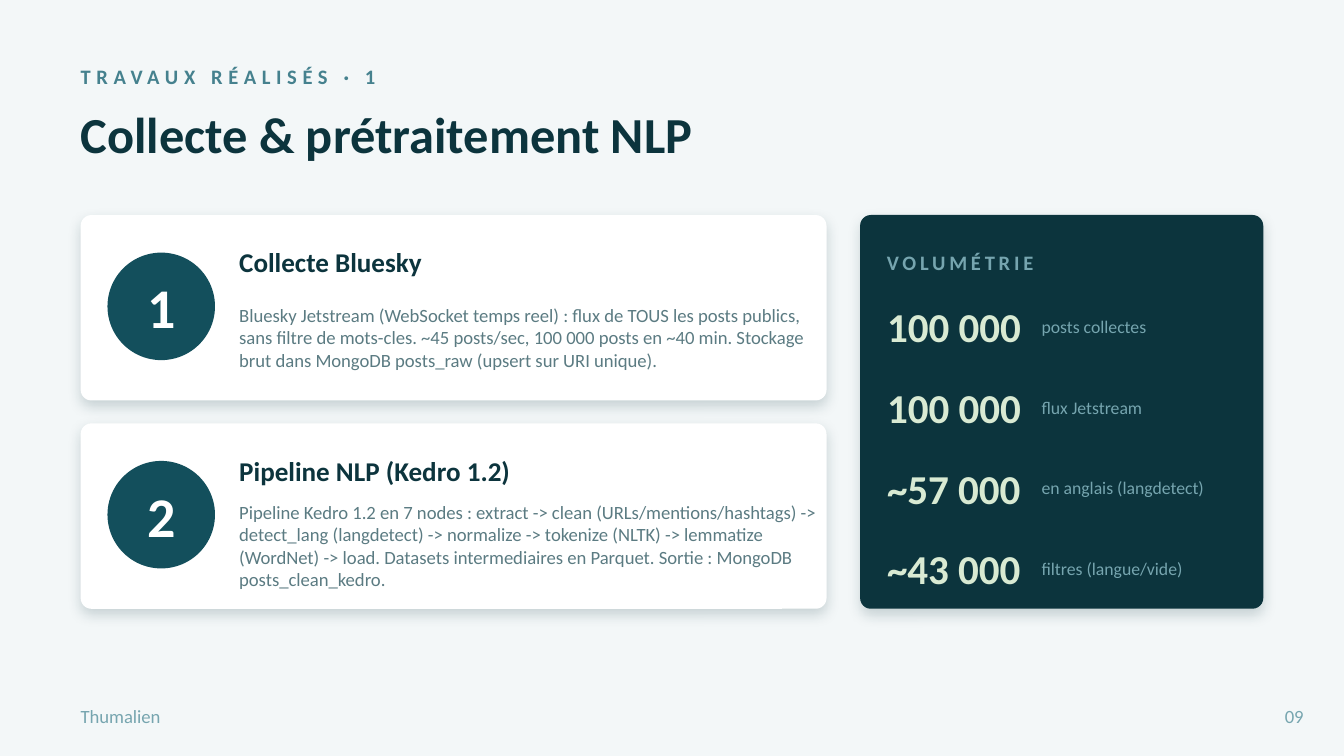
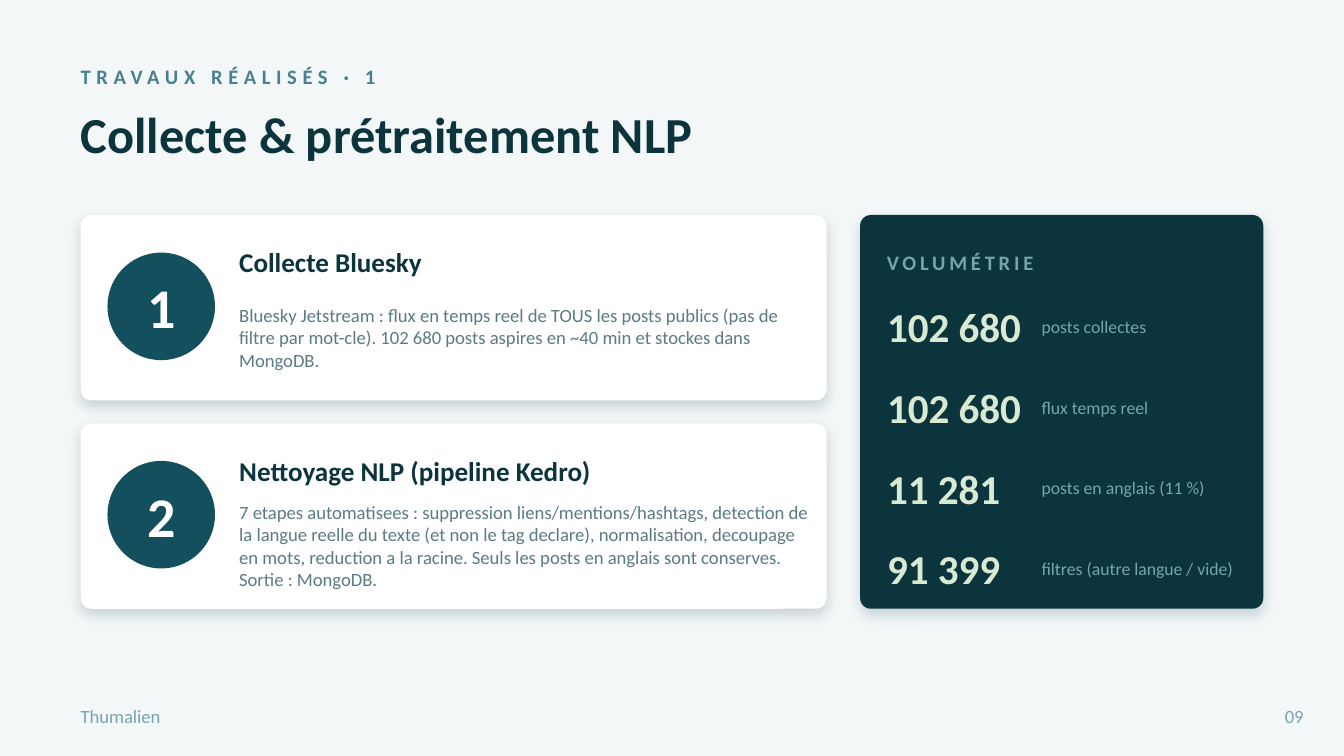
Before and after one commit to Atixu/Projet_Etude_M1_SDV, a slide deck: slide 9 of Thumalien_Soutenance_GreenIT.pptx. Drawn at 1344x756 pixels with LibreOffice and Linux fonts; fonts in the diff are those of the drawing. Boxes give left, top, right and bottom in pixels: in the first picture for what was removed or moved away, otherwise in the second. Text is boxed around its words. In the diff, an @@ line names an element or a change of style, - is before the commit and + after.

```diff
--- a/Thumalien_Soutenance_GreenIT.pptx
+++ b/Thumalien_Soutenance_GreenIT.pptx
@@ text at [239, 308, 778, 370]: text changed @@
-Bluesky Jetstream (WebSocket temps reel) : flux de TOUS les posts publics, sans filtre de mots-cles. ~45 posts/sec, 100 000 posts en ~40 min. Stockage brut dans MongoDB posts_raw (upsert sur URI unique).
+Bluesky Jetstream : flux en temps reel de TOUS les posts publics (pas de filtre par mot-cle). 102 680 posts aspires en ~40 min et stockes dans MongoDB.
@@ text at [887, 313, 1021, 343]: text changed @@
-100 000
+102 680
@@ text at [887, 394, 1021, 424]: text changed @@
-100 000
+102 680
@@ text at [1042, 402, 1149, 417]: text changed @@
-flux Jetstream
+flux temps reel
@@ text at [239, 461, 590, 486]: text changed @@
-Pipeline NLP (Kedro 1.2)
+Nettoyage NLP (pipeline Kedro)
@@ text at [887, 475, 1000, 505]: text changed @@
-~57 000
+11 281
@@ text at [239, 506, 808, 589]: text changed @@
-Pipeline Kedro 1.2 en 7 nodes : extract -> clean (URLs/mentions/hashtags) -> detect_lang (langdetect) -> normalize -> tokenize (NLTK) -> lemmatize (WordNet) -> load. Datasets intermediaires en Parquet. Sortie : MongoDB posts_clean_kedro.
+7 etapes automatisees : suppression liens/mentions/hashtags, detection de la langue reelle du texte (et non le tag declare), normalisation, decoupage en mots, reduction a la racine. Seuls les posts en anglais sont conserves. Sortie : MongoDB.
@@ text at [1042, 481, 1182, 497]: text changed @@
-en anglais (langdetect)
+posts en anglais (11 %)
@@ text at [887, 557, 1000, 585]: text changed @@
-~43 000
+91 399
@@ text at [1042, 562, 1233, 578]: text changed @@
-filtres (langue/vide)
+filtres (autre langue / vide)
```
Also in this commit, not shown: 6 other slides changed.
